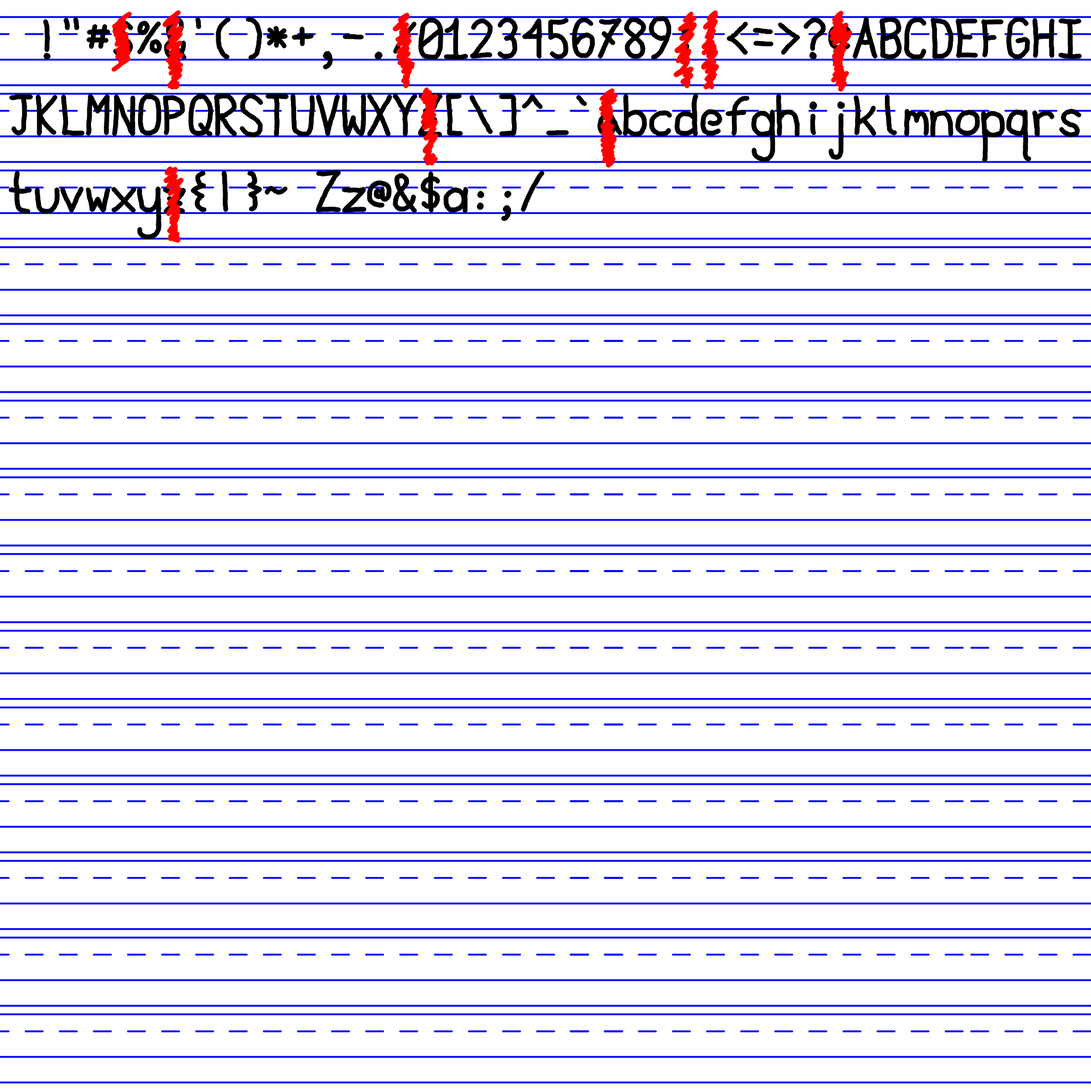
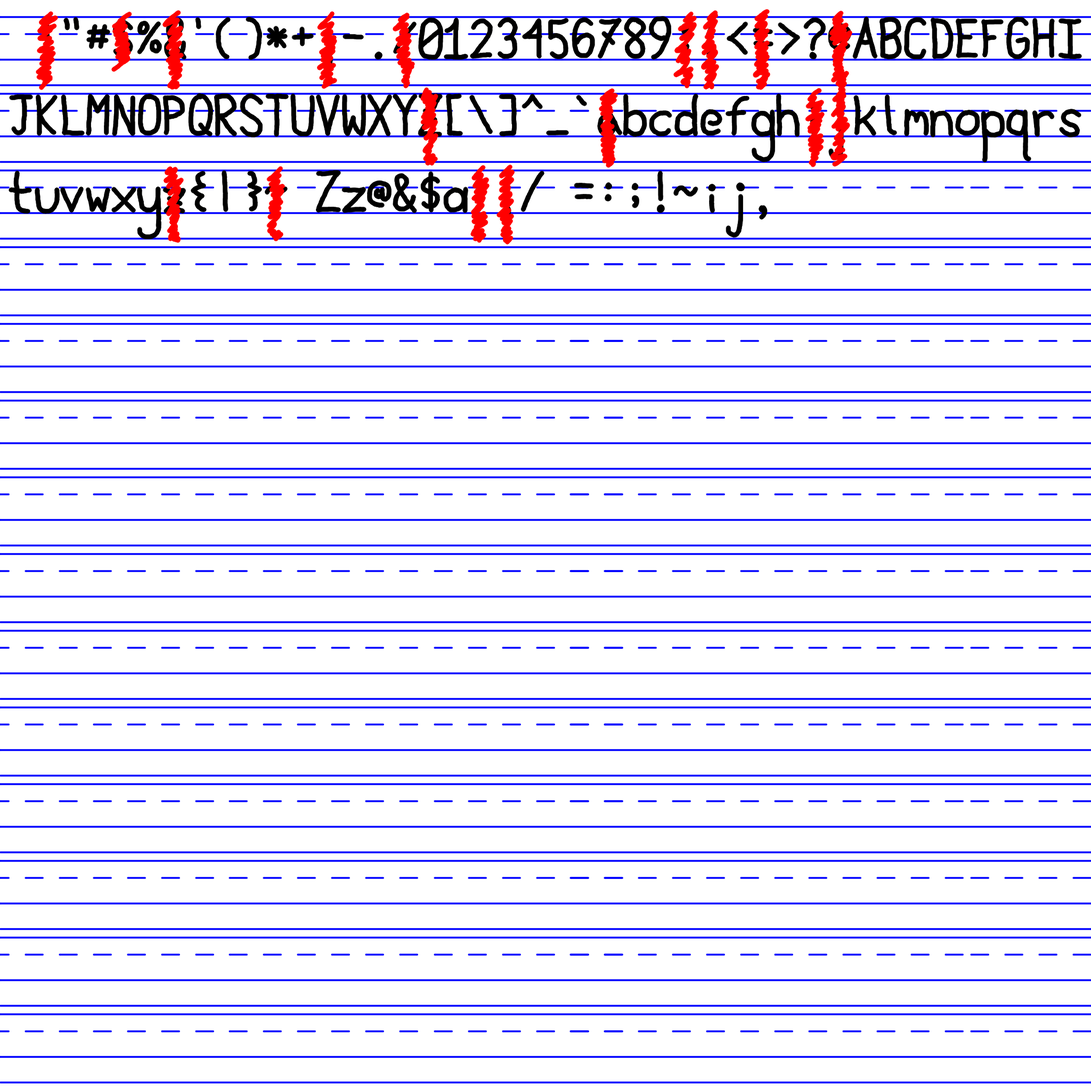
Two versions of the same layered image (1091 x 1091). Layer-by-layer changes:
painted on "X" over [35, 9, 851, 245]
painted on "C" over [573, 170, 768, 238]
